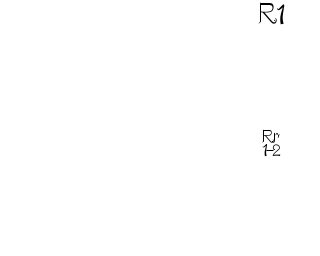
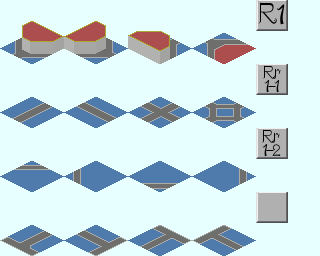
Layer changes from the first 320×256 image to the second:
added layer "Rr ..." above "Image" over [263, 65, 281, 93]
added layer "Image" over [0, 0, 320, 256]
